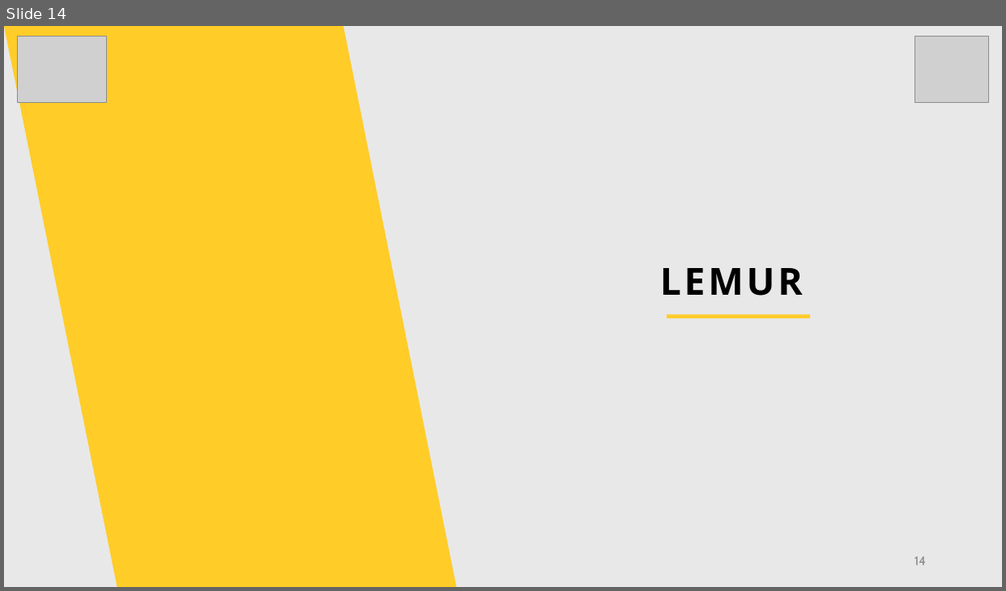
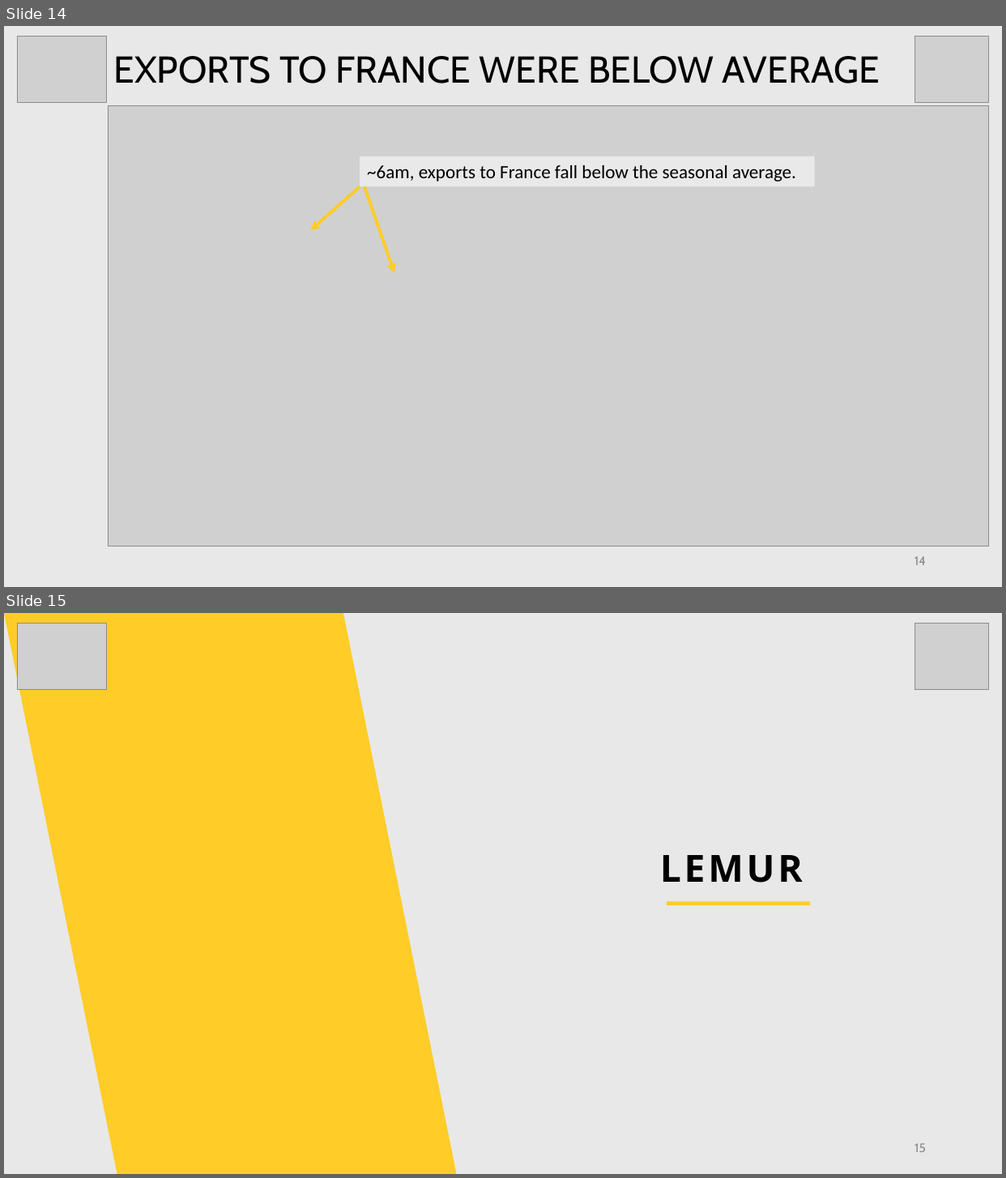
Before and after one commit to brmurray/apagon_april28, a slide deck: reports/Apragon_April28.pptx. Shown one above the other, each under a label of ours: slide 14 before the commit, slides 14 and 15 after it. The pictures are 1006x591 and 1006x1178 pixels, drawn with LibreOffice and Linux fonts; fonts in the diff are those of the drawing; grey boxes stand for pictures. Boxes give left, top, right and bottom in pixels: in the first picture for what was removed or moved away, otherwise in the second. Text is boxed around its words. In the diff, an @@ line names an element or a change of style, - is before the commit and + after.

Commit message:
add inertia estimate and exports to France

```diff
--- a/reports/Apragon_April28.pptx
+++ b/reports/Apragon_April28.pptx
@@ slide 14 added at bbox=[4, 26, 1002, 587], background #E3E3E3 at 80% opacity @@
@@ picture added at bbox=[17, 36, 107, 102] @@
@@ picture added at bbox=[915, 36, 989, 102] @@
@@ title added at bbox=[114, 56, 880, 84], 36 pt, text #000000 @@
+EXPORTS TO FRANCE WERE BELOW AVERAGE
@@ picture added at bbox=[108, 106, 989, 546] @@
@@ rectangle added at bbox=[360, 156, 815, 186], fill #E9E9E9, 18 pt, text #000000 @@
+~6am, exports to France fall below the seasonal average.
@@ arrow added from (360, 187) to (310, 230), #FFCC28 3 pt @@
@@ arrow added from (364, 187) to (394, 273), #FFCC28 3 pt @@
@@ page number added at bbox=[914, 557, 926, 565], 12 pt, text #898989 @@
+14
@@ what was slide 14 is now slide 15 @@
@@ page number at bbox=[914, 1144, 926, 1152]: text changed @@
-14
+15
```
Also in this commit, not shown: 2 other files.
